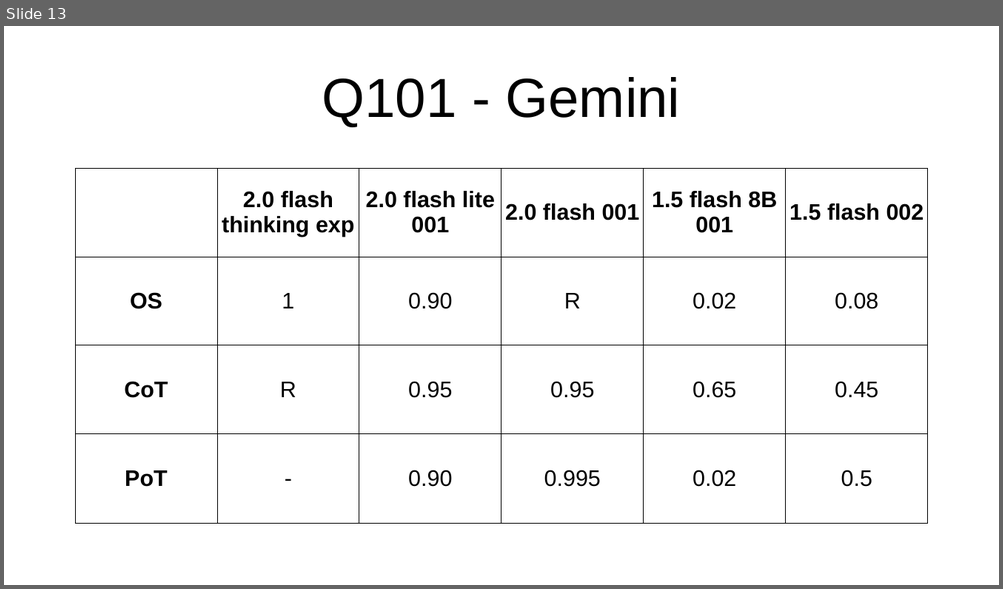
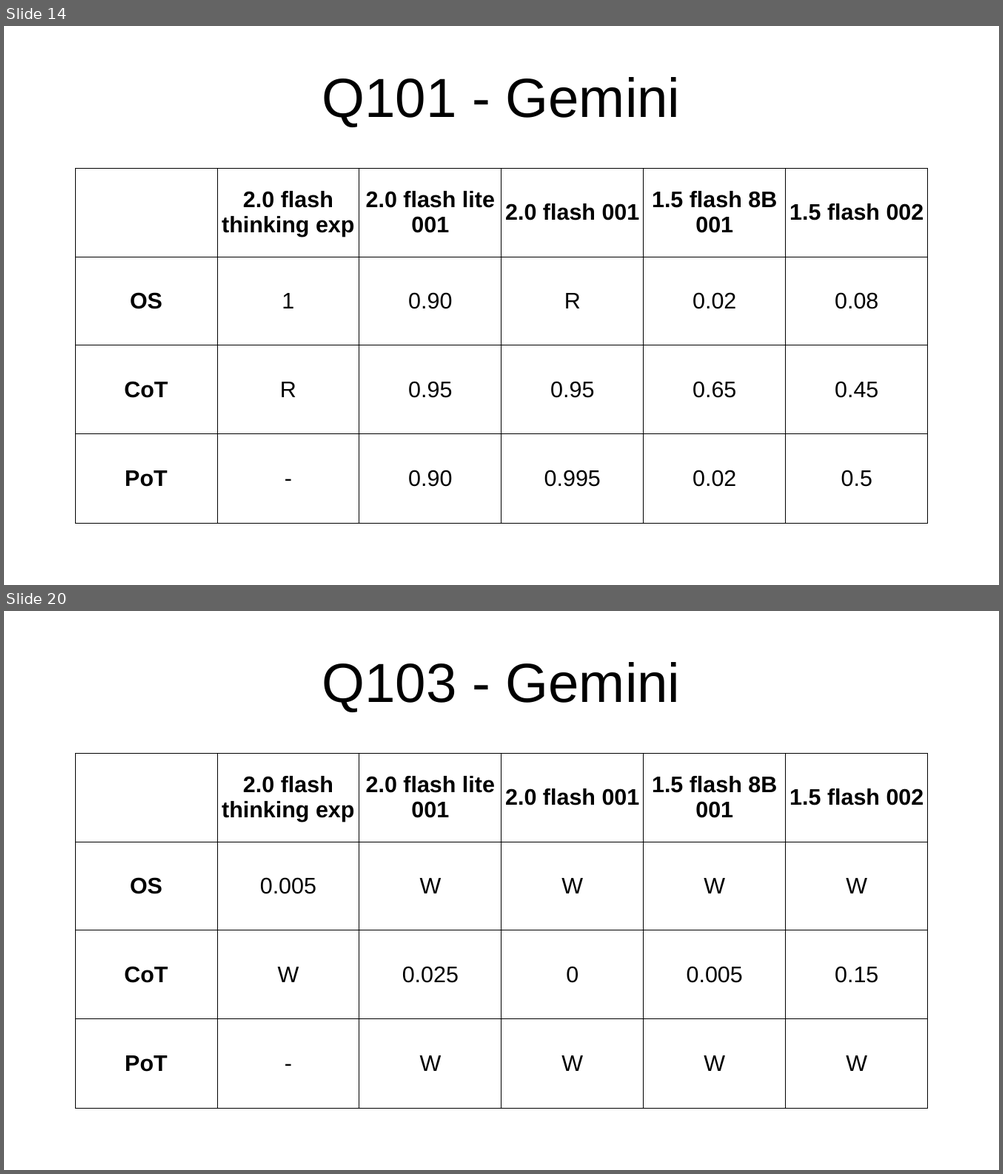
Before and after one commit to PieBerto/Stress-testing-chatbots, a slide deck: Slideshow/Results_presentation.odp. Shown one above the other, each under a label of ours: slide 13 before the commit, slides 14 and 20 after it; the slides between them are not shown. The pictures are 1003x589 and 1003x1174 pixels, drawn with LibreOffice and Linux fonts; fonts in the diff are those of the drawing. Boxes give left, top, right and bottom in pixels: in the first picture for what was removed or moved away, otherwise in the second. Text is boxed around its words. In the diff, an @@ line names an element or a change of style, - is before the commit and + after.

```diff
--- a/Slideshow/Results_presentation.odp
+++ b/Slideshow/Results_presentation.odp
@@ slide 20 added at bbox=[4, 611, 999, 1170], background #FFFFFF @@
@@ title added at bbox=[321, 662, 680, 712], 44 pt, text #000000 @@
+Q103 - Gemini
@@ table added at bbox=[75, 754, 926, 1109], 4 rows, 6 columns @@
+ | 2.0 flash thinking exp | 2.0 flash lite 001 | 2.0 flash 001 | 1.5 flash 8B 001 | 1.5 flash 002
+OS | 0.005 | W | W | W | W
+CoT | W | 0.025 | 0 | 0.005 | 0.15
+PoT | - | W | W | W | W
@@ what was slide 13 is now slide 14 @@
```
Also in this commit, not shown: 47 other slides added.
